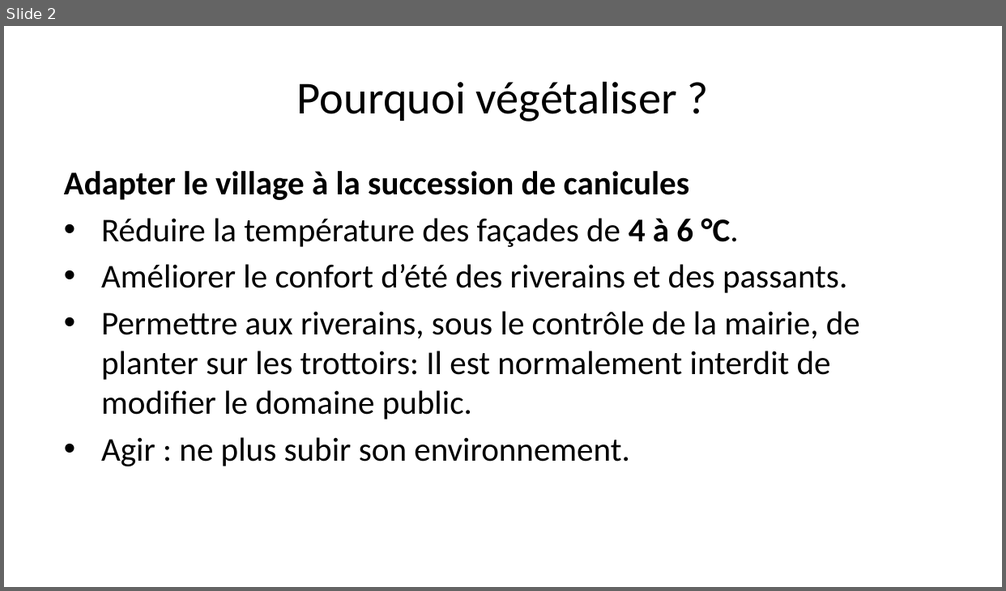
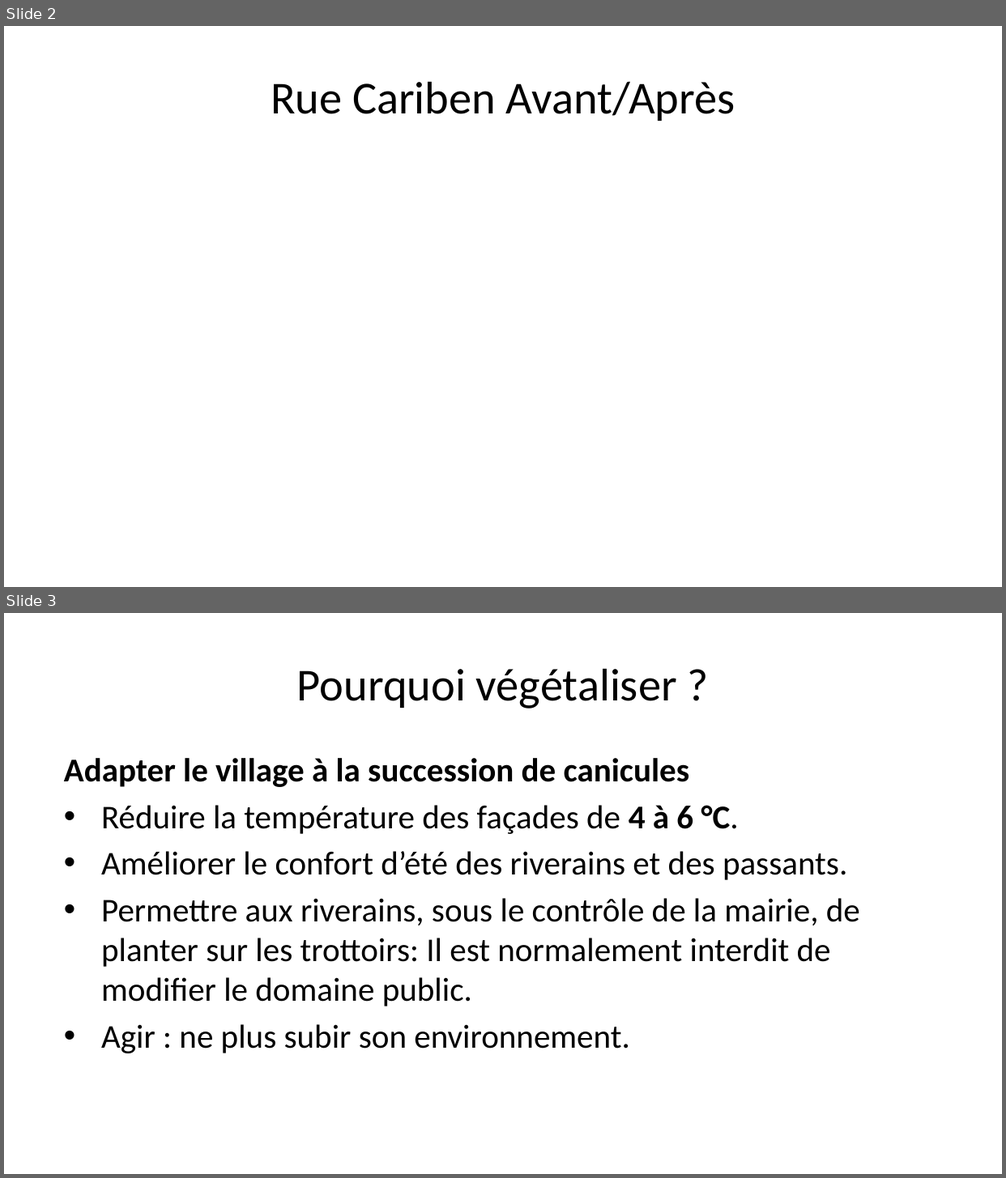
Before and after one commit to Bertrand82/vegetalisation_m2q, a slide deck: presentation.pptx. Shown one above the other, each under a label of ours: slide 2 before the commit, slides 2 and 3 after it. The pictures are 1006x591 and 1006x1178 pixels, drawn with LibreOffice and Linux fonts; fonts in the diff are those of the drawing. Boxes give left, top, right and bottom in pixels: in the first picture for what was removed or moved away, otherwise in the second. Text is boxed around its words. In the diff, an @@ line names an element or a change of style, - is before the commit and + after.

```diff
--- a/presentation.pptx
+++ b/presentation.pptx
@@ slide 2 added at <box>4,26,1002,587</box>, background #FFFFFF @@
@@ title added at <box>270,81,735,121</box>, 33 pt, text #000000 @@
+Rue Cariben Avant/Après
@@ what was slide 2 is now slide 3 @@
```
Also in this commit, not shown: 1 slide changed, 3 other files.
